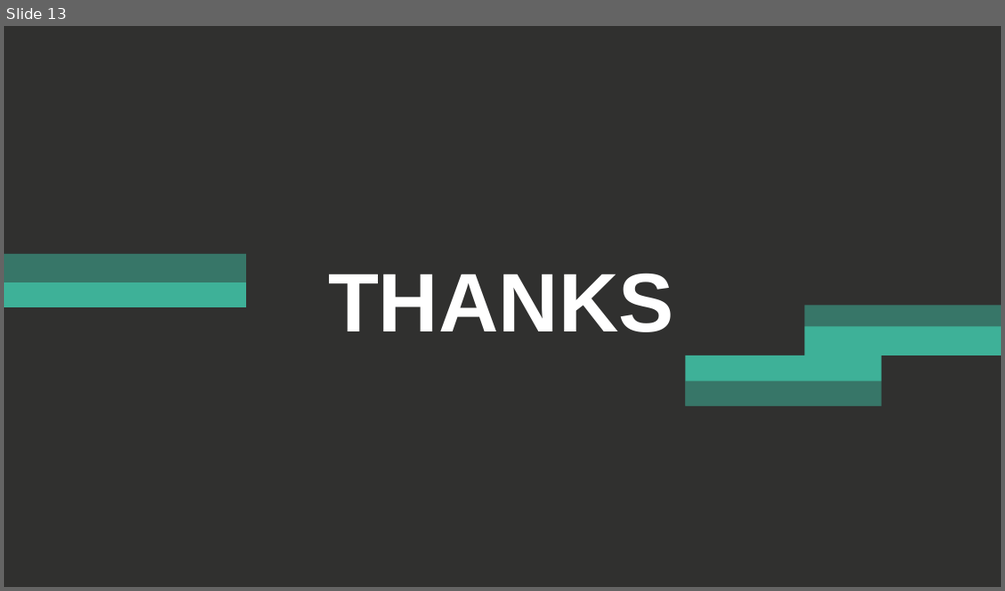
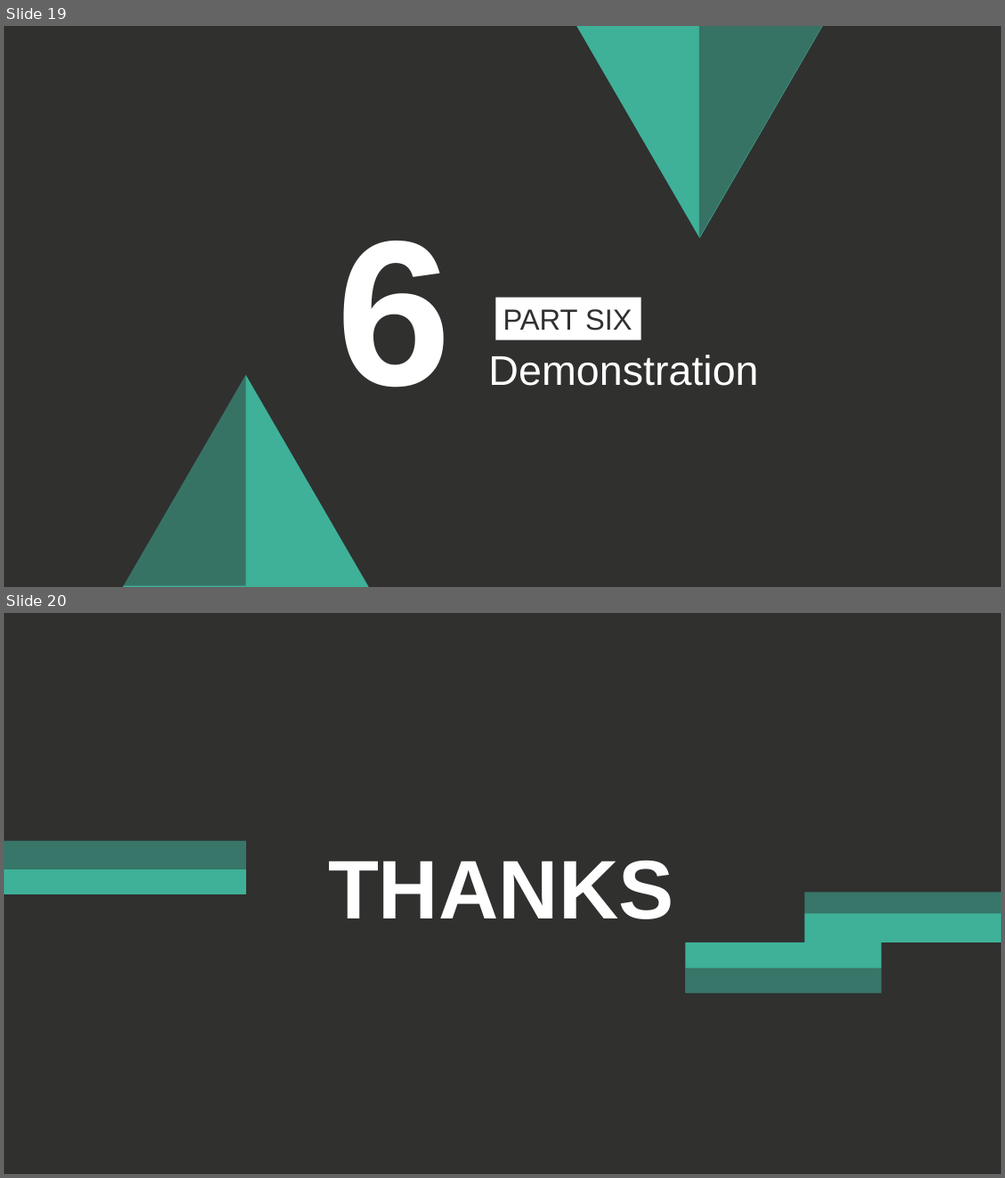
Before and after one commit to 13urgerKing/109-1DBMS, a slide deck: 109-1資料庫系統報告.pptx. Shown one above the other, each under a label of ours: slide 13 before the commit, slides 19 and 20 after it. The pictures are 1005x591 and 1005x1178 pixels, drawn with LibreOffice and Linux fonts; fonts in the diff are those of the drawing. Boxes give left, top, right and bottom in pixels: in the first picture for what was removed or moved away, otherwise in the second. Text is boxed around its words. In the diff, an @@ line names an element or a change of style, - is before the commit and + after.

```diff
--- a/109-1資料庫系統報告.pptx
+++ b/109-1資料庫系統報告.pptx
@@ slide 19 added at box(4, 26, 1001, 587), background #30302F @@
@@ triangle added at box(577, 26, 823, 239), fill #3EB198 @@
@@ right triangle added at box(699, 26, 823, 239), fill #30302F at 48% opacity @@
@@ text added at box(336, 240, 451, 387), 199 pt, text #FFFFFF, bold @@
+6
@@ rectangle added at box(496, 297, 641, 340), fill #FFFFFF, 28 pt, text #30302F @@
+PART SIX
@@ text added at box(488, 354, 758, 386), 40 pt, text #FFFFFF @@
+Demonstration
@@ right triangle added at box(122, 373, 245, 586), fill #30302F at 48% opacity @@
@@ triangle added at box(123, 375, 369, 587), fill #3EB198 @@
@@ what was slide 13 is now slide 20 @@
```
Also in this commit, not shown: 10 slides changed, 8 other slides added, 2 slides removed.
